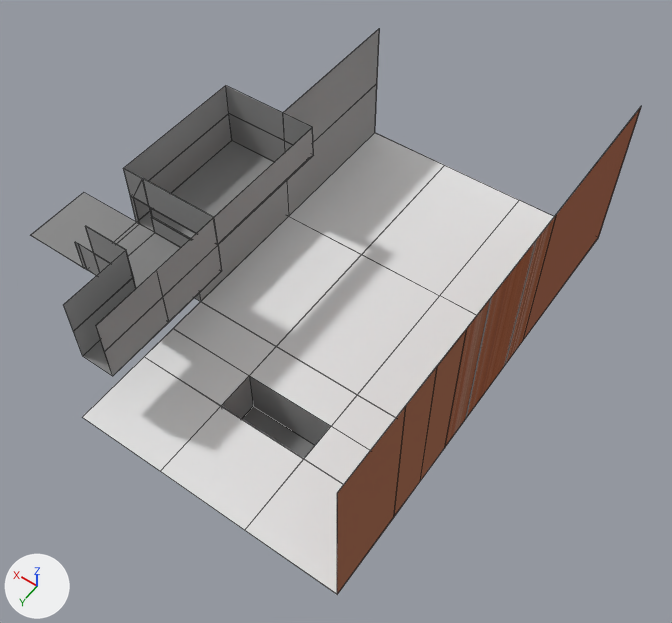
The Blender file Assets/Models/Environment/MainRoom.blend: old version first, new version second.
Before and after are seen from a 50 mm lens placed at (-13.61, 13.16, 19.5), pointed at (-4.59, 0.54, -0.34). Lighting does not change. The marker at lower left points along +X, +Y and +Z. Mesh edges are drawn as thin lines.
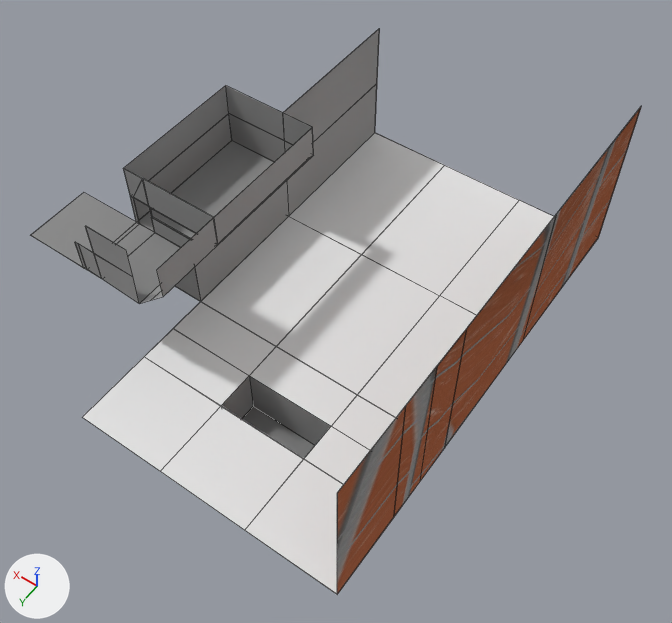
Patch to the scene script:
```diff
--- a/Assets/Models/Environment/MainRoom.blend.py
+++ b/Assets/Models/Environment/MainRoom.blend.py
@@ me_cube @@
 # used by ob_cube; location = (0.0, 0.0, 0.0); scale = (1.0, 2.04, 1.0)
-me_cube.from_pydata(...)  # 182 vertices, 191 faces, 2 loose edges; spans x -9.02..3.0, y -3.28..3.28, z -2.5..3.95
+me_cube.from_pydata(...)  # 161 vertices, 169 faces; spans x -9.02..3.0, y -3.28..3.28, z -2.5..3.95
+# me_cube part 1
+# 22 vertices are removed from x -2.0..-0.97, y 1.0..2.98, z 0.96..3.0
+# 31 faces are deleted
+# 2 loose edges are deleted
+# 1 vertex moves from x -2.01, y 0.99, z 0.99 to x -1.51, y 0.99, z 1.49
+# 1 vertex is added at (-1.49, 1.99, 1.47)
+# 9 new faces join them, mat_material (light grey #c5c5c5)
+# me_cube part 2: 154 kept faces spanning x -9.02..3.0, y -3.28..3.28, z -2.5..3.95 get new texture (UV) coordinates
 me_cube.materials.append(mat_material)
```

Where the change shows, as pixel boxes [x1, y1, x2, y2] in the pictures (672 x 623 px):
part 1 of me_cube, cut back: before [64, 218, 222, 376]; after [85, 218, 214, 304]
part 2 of me_cube, surface changed: [93, 140, 626, 591] in both
